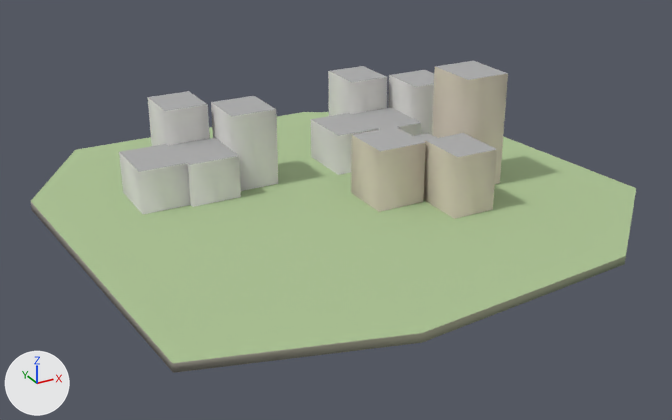
The glTF model godot_project/remake/sky/islands/SKY-083.lod2.glb: old version first, new version second.
The view is the same before and after, from a 50 mm camera at (-72.9, -134.1, 63.7) aimed at (0.6, -0.5, -3.1). Lighting does not change. The marker at lower left points along +X, +Y and +Z. The older version comes first.

Objects in the first picture: 'buildings', 'deck', 'rock'.
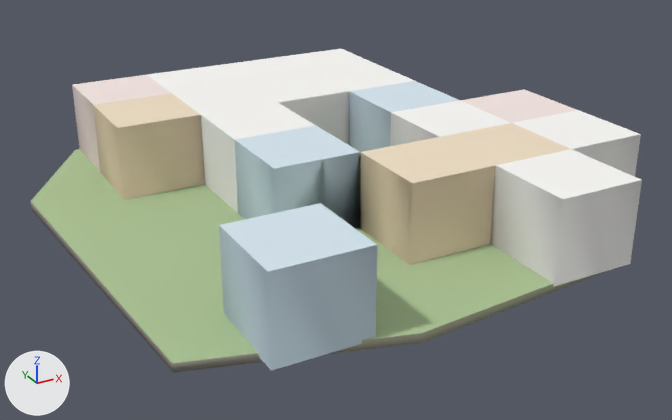
What the commit changed:
Mesh me_warren_hull is new.
It has 62 vertices, 120 faces and spans x -33.0..42.0, y -45.0..45.0, z -0.5..13.2.
It uses material mat_sky_lod_bldg.
Object 'buildings' (ob_buildings) is deleted.
Object 'warren_hull' (ob_warren_hull) is new; it shows me_warren_hull.
Its location is (0.0, 0.0, 0.0).

Where the change shows, as pixel boxes (x1, y1, x2, y2) in the pictures (672 x 420 px):
'warren_hull', added
    after: (72, 49, 642, 370)
'buildings', deleted
    before: (119, 61, 508, 219)
